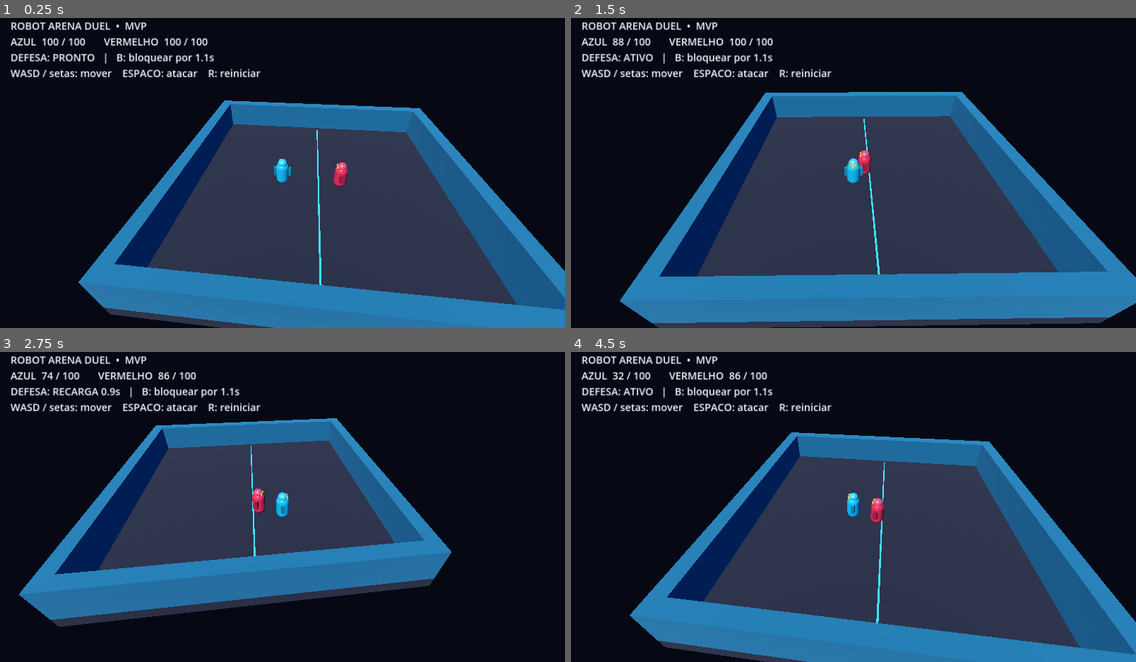
Above: before the commit, frames 1-4 (two rows, left to right).
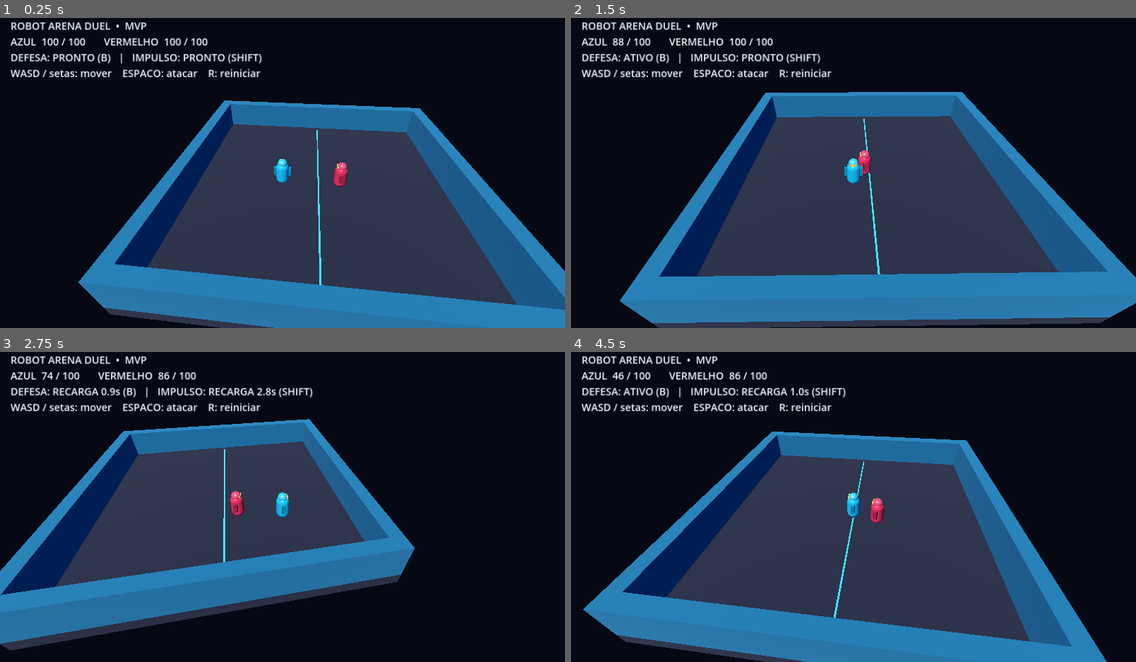
Above: after the commit, the same moments.

Repository: juniordev830/robot-arena-duel
Game: Godot game, scene res://scenes/main.tscn
Same seed, same stepped clock (60 frames per second), same inputs: the game is played once before the commit and once after it.
Inputs:
- Up to frame 1 (0.25 s): no input
- Up to frame 2 (1.5 s): hold D (move_right) 0.53-1.28 s; tap B (guard) at 0.6 s; tap Shift (dash, bound only after the commit) at 0.8, 1.35 s; hold S (move_down) from 1.28 s (still down)
- Up to frame 3 (2.75 s): tap B (guard) at 1.55 s; release S (move_down) at 2.03 s; hold D (move_right) from 2.03 s (still down); tap Space (attack) at 2.1 s; tap Shift (dash, bound only after the commit) at 2.3 s
- Up to frame 4 (4.5 s): release D (move_right) at 2.78 s; hold W (move_up) 2.78-3.53 s; tap B (guard) at 2.85, 4.35 s; hold A (move_left) from 3.53 s (still down); tap Shift (dash, bound only after the commit) at 3.6 s

The runs differ from the first frame. In frame 1, 0.5% of the frame differs, in the area x 17-47%, y 11-15%; in frame 2, 0.5%; in frame 3, 18%; in frame 4, 19%, in the area x 2-100%, y 6-100%.

Commit message:
feat: add directional dash mechanic (scripts/arena.gd)

Diff:
--- a/scripts/arena.gd
+++ b/scripts/arena.gd
@@ -106,7 +106,7 @@
 func _refresh_hud() -> void:
 	if not is_instance_valid(hud) or not is_instance_valid(player) or not is_instance_valid(enemy):
 		return
-	hud.text = "ROBOT ARENA DUEL  •  MVP\nAZUL  %d / 100       VERMELHO  %d / 100\nDEFESA: %s   |   B: bloquear por 1.1s\nWASD / setas: mover    ESPACO: atacar    R: reiniciar\n%s" % [player.health, enemy.health, player.guard_status(), outcome]
+	hud.text = "ROBOT ARENA DUEL  •  MVP\nAZUL  %d / 100       VERMELHO  %d / 100\nDEFESA: %s (B)   |   IMPULSO: %s (SHIFT)\nWASD / setas: mover    ESPACO: atacar    R: reiniciar\n%s" % [player.health, enemy.health, player.guard_status(), player.dash_status(), outcome]
 
 
 func _setup_controls() -> void:
@@ -120,6 +120,7 @@
 	_bind_key("move_down", KEY_DOWN)
 	_bind_key("attack", KEY_SPACE)
 	_bind_key("guard", KEY_B)
+	_bind_key("dash", KEY_SHIFT)
 	_bind_key("restart", KEY_R)
 
 
